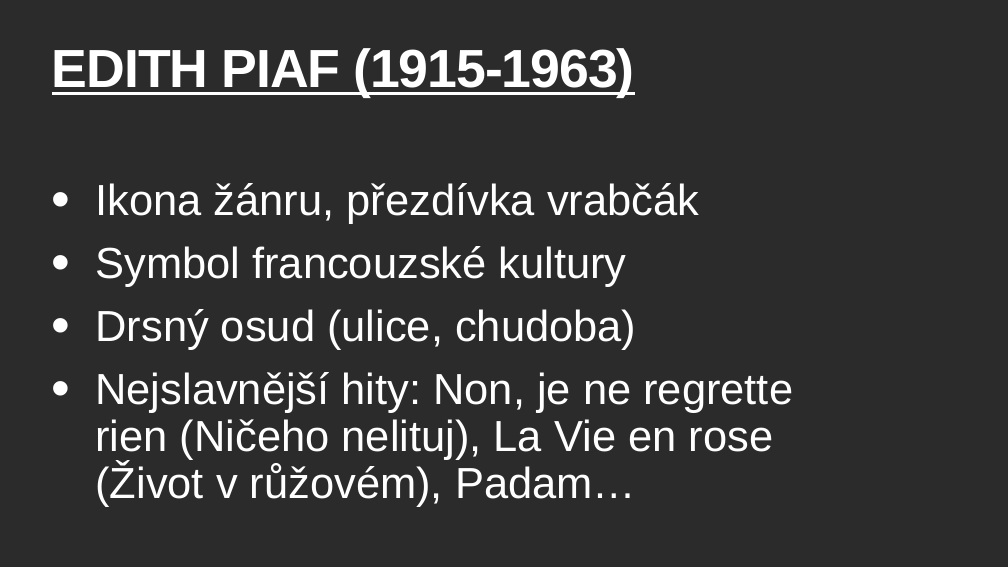
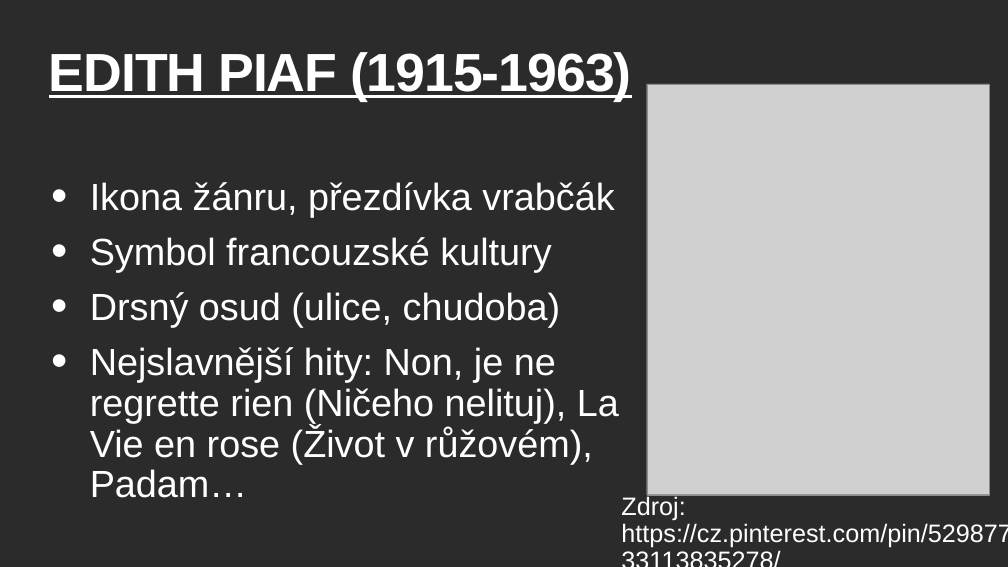
Before and after one commit to adamvotava1/prezentace, a slide deck: slide 6 of sanson.pptx. Drawn at 1008x567 pixels with LibreOffice and Linux fonts; fonts in the diff are those of the drawing; grey boxes stand for pictures; background and template pictures are left out; a plain dark background stands for a picture behind light text. Boxes give left, top, right and bottom in pixels: in the first picture for what was removed or moved away, otherwise in the second. Text is boxed around its words. In the diff, an @@ line names an element or a change of style, - is before the commit and + after.

```diff
--- a/sanson.pptx
+++ b/sanson.pptx
@@ title "EDITH PIAF (1915-1963)": place and size @@
-title "EDITH PIAF (1915-1963)" at [52, 48, 634, 97]
+title "EDITH PIAF (1915-1963)" at [49, 52, 631, 101]
@@ picture added at [647, 84, 989, 495] @@
@@ text "Ikona žánru, přezdívka vrabčák" at [90, 182, 619, 498]: size 82.8 to 72 pt; indent changed; less space between paragraphs @@
@@ text added at [621, 494, 1008, 548], 48 pt, text #FFFFFF @@
+Zdroj: https://cz.pinterest.com/pin/52987733113835278/
```
Also in this commit, not shown: 5 other slides changed, 1 slide added, 1 slide removed.
